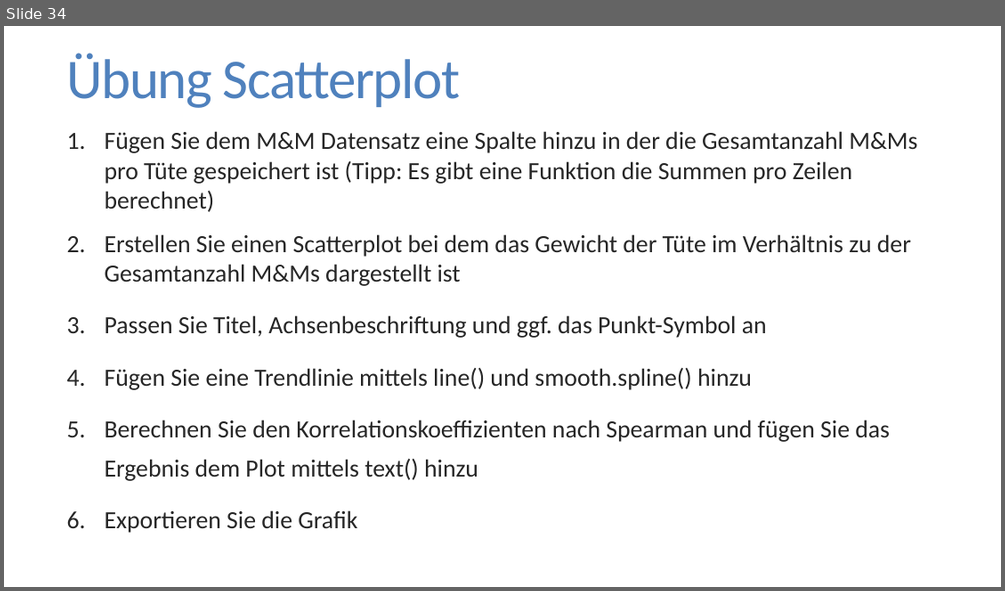
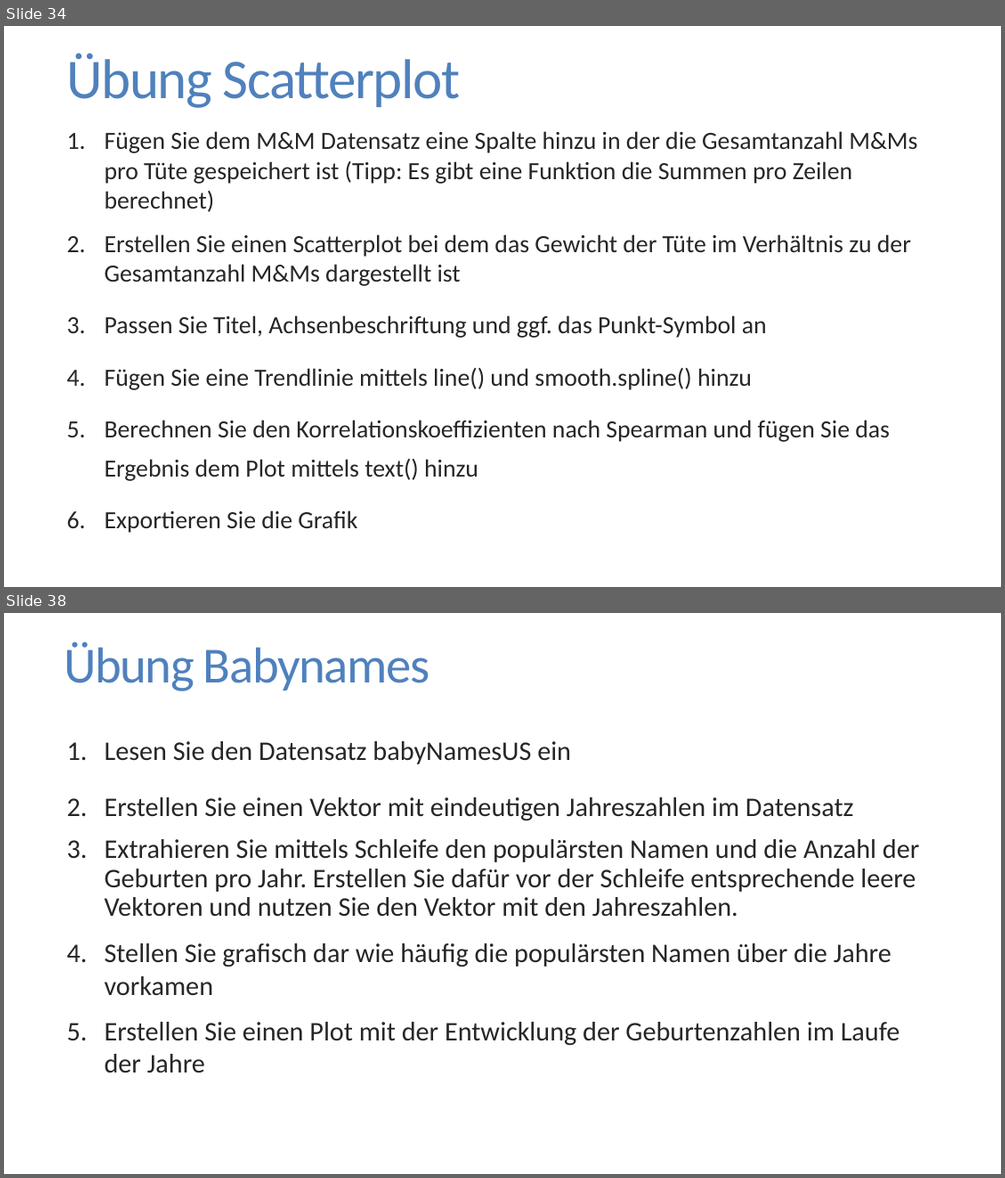
Before and after one commit to FlorianKeppeler/RKurs, a slide deck: Einführung in R.pptx. Shown one above the other, each under a label of ours: slide 34 before the commit, slides 34 and 38 after it; the slides between them are not shown. The pictures are 1005x591 and 1005x1178 pixels, drawn with LibreOffice and Linux fonts; fonts in the diff are those of the drawing. Boxes give left, top, right and bottom in pixels: in the first picture for what was removed or moved away, otherwise in the second. Text is boxed around its words. In the diff, an @@ line names an element or a change of style, - is before the commit and + after.

Commit message:
Schleifen vorbereitet

```diff
--- a/Einführung in R.pptx
+++ b/Einführung in R.pptx
@@ slide 38 added at bbox=[4, 613, 1001, 1174], background #FFFFFF @@
@@ title added at bbox=[64, 641, 430, 691], 48.6 pt, text #4F81BD @@
+Übung Babynames
@@ text added at bbox=[105, 741, 919, 1073], 25.9 pt, text #262626 @@
+1. Lesen Sie den Datensatz babyNamesUS ein
+2. Erstellen Sie einen Vektor mit eindeutigen Jahreszahlen im Datensatz
+3. Extrahieren Sie mittels Schleife den populärsten Namen und die Anzahl der Geburten pro Jahr. Erstellen Sie dafür vor der Schleife entsprechende leere Vektoren und nutzen Sie den Vektor mit den Jahreszahlen.
+4. Stellen Sie grafisch dar wie häufig die populärsten Namen über die Jahre vorkamen
+5. Erstellen Sie einen Plot mit der Entwicklung der Geburtenzahlen im Laufe der Jahre
```
Also in this commit, not shown: 4 other slides added, 10 other files.
